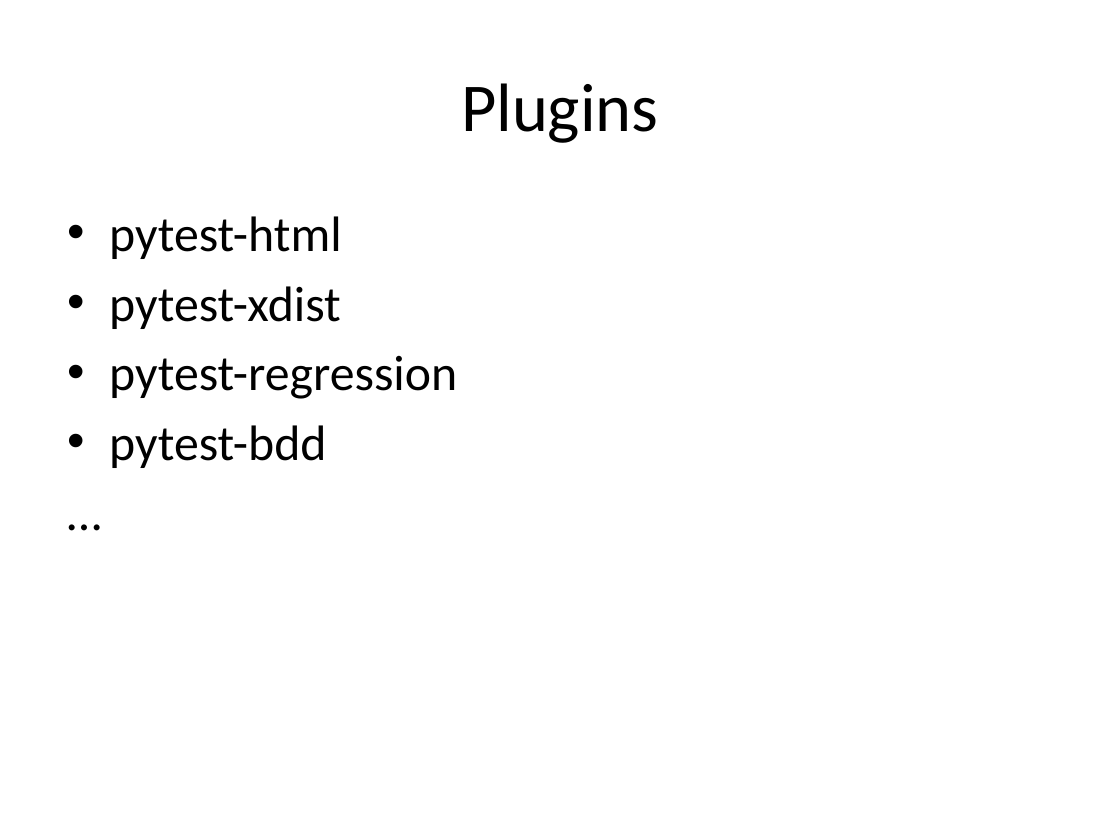
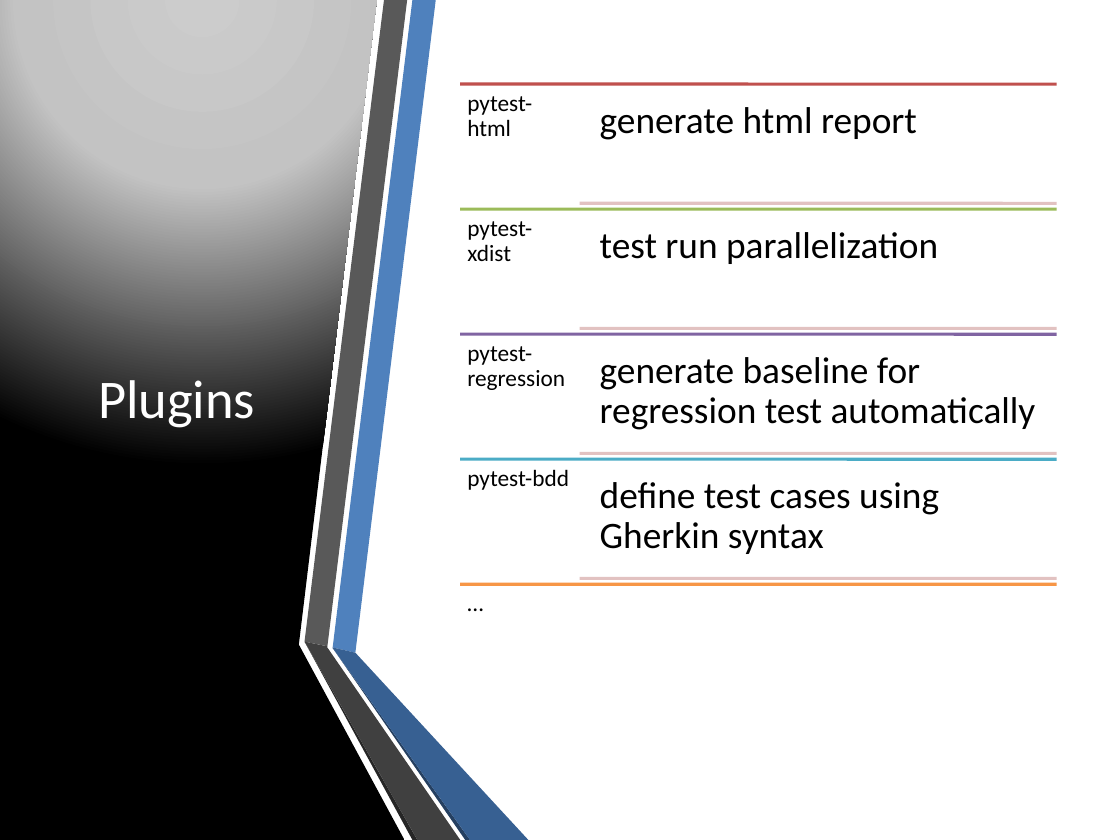
Before and after one commit to hdw868/pytest_demo, a slide deck: slide 11 of docs/Introduction to pytest.pptx (slide 12 before the commit). Drawn at 1120x840 pixels with LibreOffice and Linux fonts; fonts in the diff are those of the drawing. Boxes give left, top, right and bottom in pixels: in the first picture for what was removed or moved away, otherwise in the second. Text is boxed around its words. In the diff, an @@ line names an element or a change of style, - is before the commit and + after.

```diff
--- a/docs/Introduction to pytest.pptx
+++ b/docs/Introduction to pytest.pptx
@@ freeform shape added at box(0, 0, 404, 840), fill gradient #CCCCCC to #C4C4C4 to #000000 @@
@@ title "Plugins": place and size @@
-title "Plugins" at box(461, 83, 658, 143)
+title "Plugins" at box(98, 380, 255, 428)
@@ title "Plugins" at box(98, 380, 255, 428): size 44 to 35 pt, text colour #000000 to #FFFFFF @@
@@ text removed at box(109, 216, 457, 468) @@
-• pytest-html
-• pytest-xdist
-• pytest-regression
-• pytest-bdd
-…
@@ group added at box(460, 84, 1056, 710): 9 lines, 9 texts @@
+pytest-html
+generate html report
+pytest-xdist
+test run parallelization
+pytest-regression
+generate baseline for regression test automatically
+pytest-bdd
+define test cases using Gherkin syntax
+…
@@ group added at box(305, 0, 529, 840): 6 freeform shapes @@
```
Also in this commit, not shown: 11 other slides changed, 3 slides added, 2 slides removed.
